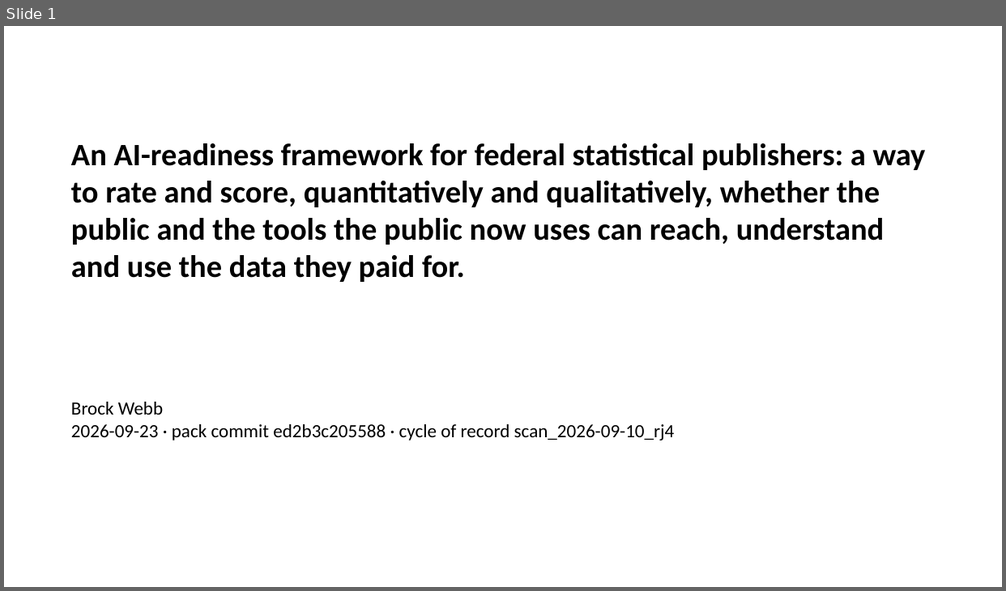
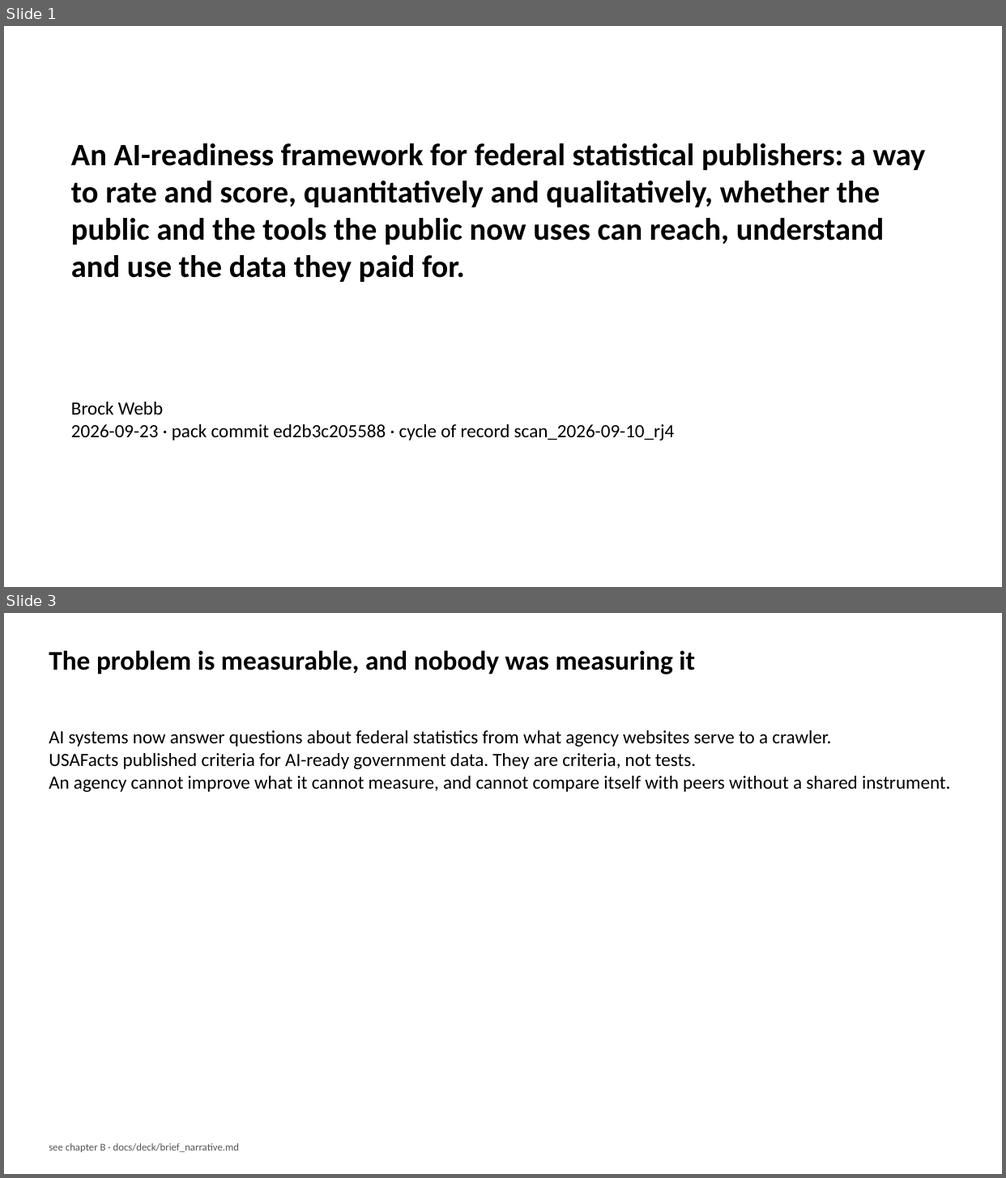
Before and after one commit to brockwebb/ai-readiness-kg, a slide deck: docs/deck/brief_deck.pptx. Shown one above the other, each under a label of ours: slide 1 before the commit, slides 1 and 3 after it; the slides between them are not shown. The pictures are 1006x591 and 1006x1178 pixels, drawn with LibreOffice and Linux fonts; fonts in the diff are those of the drawing. Boxes give left, top, right and bottom in pixels: in the first picture for what was removed or moved away, otherwise in the second. Text is boxed around its words. In the diff, an @@ line names an element or a change of style, - is before the commit and + after.

```diff
--- a/docs/deck/brief_deck.pptx
+++ b/docs/deck/brief_deck.pptx
@@ slide 3 added at (4,613,1002,1174), background #FFFFFF @@
@@ text added at (49,650,695,675), 26 pt, text #000000, bold @@
+The problem is measurable, and nobody was measuring it
@@ text added at (49,730,950,792), 18 pt, text #000000 @@
+AI systems now answer questions about federal statistics from what agency websites serve to a crawler.
+USAFacts published criteria for AI-ready government data. They are criteria, not tests.
+An agency cannot improve what it cannot measure, and cannot compare itself with peers without a shared instrument.
@@ text added at (49,1144,240,1152), 10 pt, text #555555 @@
+see chapter B · docs/deck/brief_narrative.md
```
Also in this commit, not shown: 9 other slides added, 4 other files.
